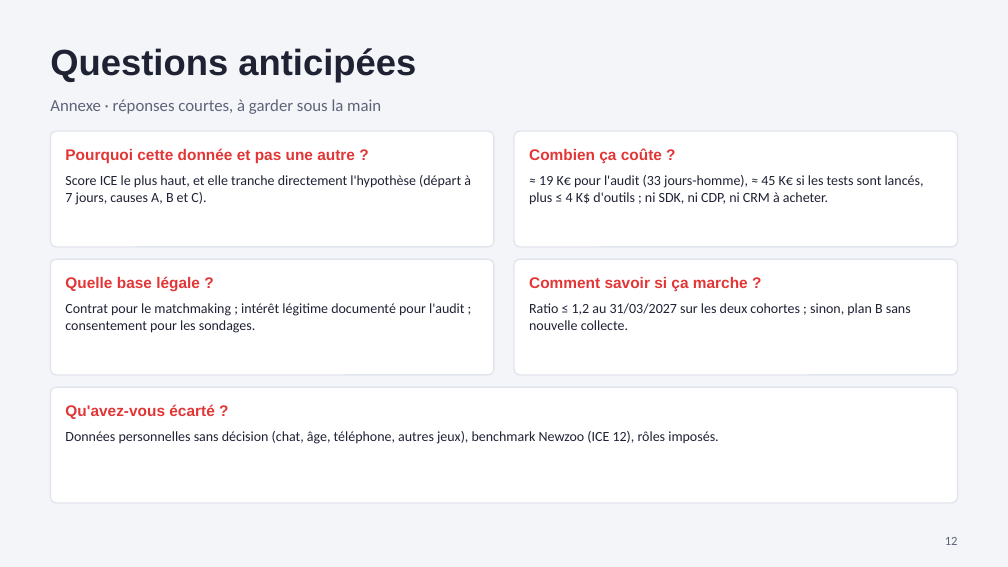
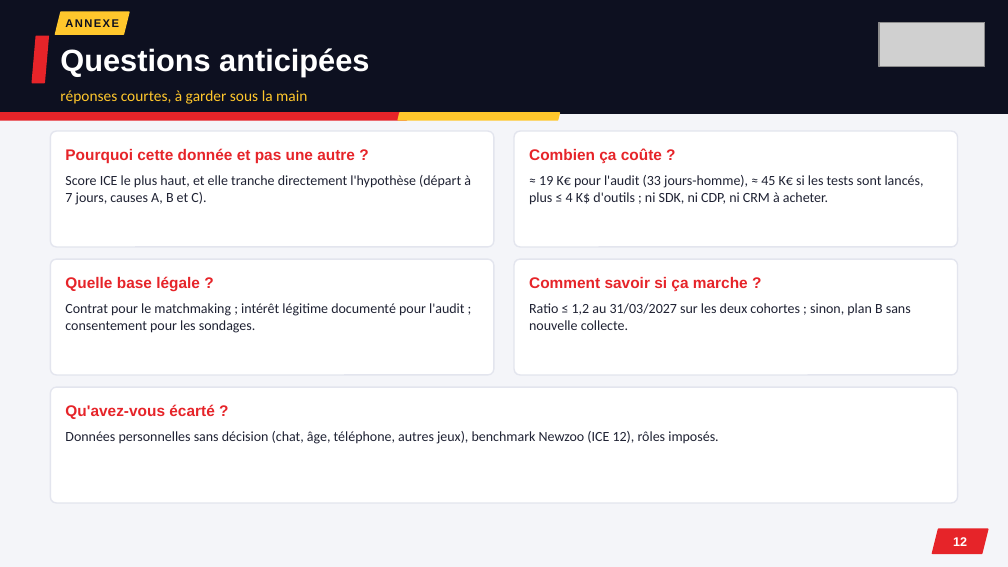
Before and after one commit to noeantoniov1-crypto/SOCIO, a slide deck: slide 12 of docs/presentation/pitch_marvel_rivals_netease.pptx. Drawn at 1008x567 pixels with LibreOffice and Linux fonts; fonts in the diff are those of the drawing; grey boxes stand for pictures. Boxes give left, top, right and bottom in pixels: in the first picture for what was removed or moved away, otherwise in the second. Text is boxed around its words. In the diff, an @@ line names an element or a change of style, - is before the commit and + after.

```diff
--- a/docs/presentation/pitch_marvel_rivals_netease.pptx
+++ b/docs/presentation/pitch_marvel_rivals_netease.pptx
@@ rectangle added at <box>0,0,1008,113</box>, fill #0D1020, outline #0D1020 1 pt @@
@@ parallelogram added at <box>55,12,129,34</box>, fill #FFC72C, outline #FFC72C 1 pt @@
@@ text added at <box>65,19,119,27</box>, 8 pt, text #0D1020, bold @@
+ANNEXE
@@ picture added at <box>879,22,985,67</box> @@
@@ parallelogram added at <box>32,36,48,83</box>, fill #E62429, outline #E62429 1 pt @@
@@ text "Questions anticipées": place and size @@
-text "Questions anticipées" at <box>50,48,416,82</box>
+text "Questions anticipées" at <box>60,48,369,77</box>
@@ text "Questions anticipées" at <box>60,48,369,77</box>: size 26 to 22 pt, text colour #1F2233 to #FFFFFF @@
@@ parallelogram added at <box>0,113,408,120</box>, fill #E62429, outline #E62429 1 pt @@
@@ text at <box>60,90,307,104</box>: text changed; size 12 to 11 pt; text colour #5E6378 to #FFC72C @@
-Annexe · réponses courtes, à garder sous la main
+réponses courtes, à garder sous la main
@@ parallelogram added at <box>398,113,559,120</box>, fill #FFC72C, outline #FFC72C 1 pt @@
@@ text colour #E23636 to #E62429 in 5 elements at <box>65,148,355,163</box>, <box>529,148,662,163</box>, <box>65,276,200,291</box>, <box>529,277,748,291</box>, <box>65,404,214,419</box> @@
@@ text "12" at <box>953,537,967,546</box>: font Calibri to Arial, text colour #5E6378 to #FFFFFF, bold on; alignment right to centre @@
@@ parallelogram added at <box>932,529,988,553</box>, fill #E62429, outline #E62429 1 pt @@
```
Also in this commit, not shown: 11 other slides changed, 3 other files.
